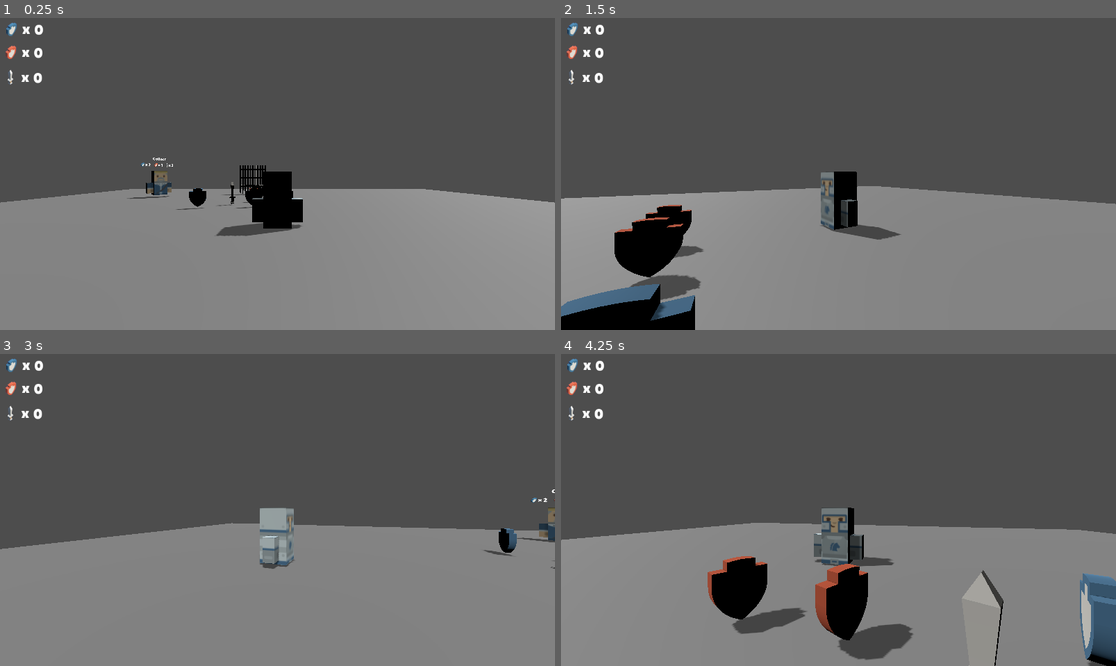
Above: before the commit, frames 1-4 (two rows, left to right).
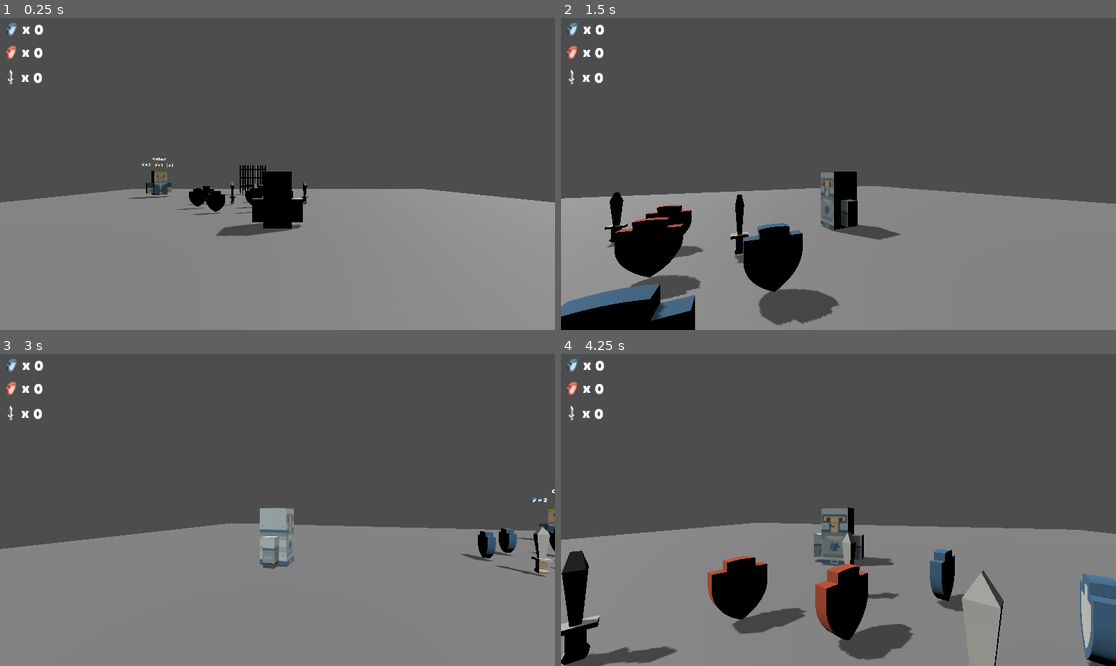
Above: after the commit, the same moments.

Repository: JaeMark/SwordswornCustodian
Game: Godot game, scene res://Maps/Castle.tscn
The game is run twice, just before and just after one commit, with the same random seed, the same clock (stepped at 60 frames per second) and the same inputs.
Inputs:
- Up to frame 1 (0.25 s): no input
- Up to frame 2 (1.5 s): tap E (interact) at 0.5, 0.6, 1.25, 1.35 s; hold D (right) 0.53-1.28 s; tap Space (jump) at 0.77 s; hold S (back) from 1.28 s (still down)
- Up to frame 3 (3 s): tap Space (jump) at 1.52 s; tap E (interact) at 2, 2.1, 2.75, 2.85 s; release S (back) at 2.03 s; hold D (right) 2.03-2.78 s; hold W (forward) from 2.78 s (still down)
- Up to frame 4 (4.25 s): tap Space (jump) at 3.02, 3.77 s; tap E (interact) at 3.5, 3.6 s; release W (forward) at 3.53 s; hold A (left) from 3.53 s (still down)

The runs differ from the first frame. In frame 1, 0.3% of the frame differs, in the area x 33-56%, y 52-64%; in frame 2, 3.6%, in the area x 7-51%, y 55-99%; in frame 3, 0.6%; in frame 4, 3.2%.

Commit message:
You can now submit collectables to the king

Diff:
--- a/Maps/Castle.tscn
+++ b/Maps/Castle.tscn
@@ -59,5 +59,26 @@
 [node name="Gate" parent="." instance=ExtResource("7_t10hw")]
 transform = Transform3D(-0.086269, 0, 0.996272, 0, 1, 0, -0.996272, 0, -0.086269, -9.64052, 0.616936, -32.1314)
 
+[node name="Sword2" parent="." instance=ExtResource("2_mr0f7")]
+transform = Transform3D(1, 0, 0, 0, 1, 0, 0, 0, 1, -2.964, 1.38107, -7.47417)
+collision_mask = 3
+
+[node name="Sword3" parent="." instance=ExtResource("2_mr0f7")]
+transform = Transform3D(1, 0, 0, 0, 1, 0, 0, 0, 1, 4.70035, 1.27014, -15.0349)
+collision_mask = 3
+
+[node name="BlueShield2" parent="." instance=ExtResource("3_ynq0x")]
+transform = Transform3D(1, 0, 0, 0, 1, 0, 0, 0, 1, -11.9033, 2.24528, -10.4233)
+collision_mask = 3
+
+[node name="BlueShield3" parent="." instance=ExtResource("3_ynq0x")]
+transform = Transform3D(1, 0, 0, 0, 1, 0, 0, 0, 1, -12.2706, 2.29923, -15.1144)
+collision_mask = 3
+
+[node name="BlueShield4" parent="." instance=ExtResource("3_ynq0x")]
+transform = Transform3D(1, 0, 0, 0, 1, 0, 0, 0, 1, -8.08103, 2.18567, -6.65546)
+collision_mask = 3
+
 [connection signal="collectable_collected" from="Player" to="Hud" method="_on_player_collectable_collected"]
+[connection signal="submit_collectables" from="Player" to="King" method="_on_player_submit_collectables"]
 [connection signal="open_gate" from="King" to="Gate" method="_on_king_open_gate"]
--- a/Scripts/KingController.gd
+++ b/Scripts/KingController.gd
@@ -19,13 +19,8 @@
 	king_ui.update_request_amount(Collectable.CollectableType.RedShield, required_red_shield)
 	king_ui.update_request_amount(Collectable.CollectableType.Sword, required_sword)
 
-func check_request(num_blue_shield : int, num_red_shield : int, num_sword : int) :
-	is_request_fulfilled = num_blue_shield >= required_blue_shield && num_red_shield >= required_red_shield && num_sword >= required_sword
-	if is_request_fulfilled:
-		open_gate.emit()
-
 func _process(delta):
-	if is_player_in_sight && player:
+	if is_player_in_sight and player:
 		king_mesh.look_at(player.position, Vector3(0,1,0))
 		king_mesh.rotation.x = 0 # Make sure king does not look up
 
@@ -37,3 +32,14 @@
 func _on_area_3d_body_exited(body):
 	if body.is_in_group("Player"):
 		is_player_in_sight = false
+
+
+func _on_player_interact_input_pressed():
+	if is_player_in_sight and is_request_fulfilled:
+		open_gate.emit()
+
+
+func _on_player_submit_collectables(num_blue_shield, num_red_shield, num_sword):
+	is_request_fulfilled = num_blue_shield >= required_blue_shield and num_red_shield >= required_red_shield and num_sword >= required_sword
+	if is_player_in_sight and is_request_fulfilled:
+		open_gate.emit()
--- a/Scripts/PlayerController.gd
+++ b/Scripts/PlayerController.gd
@@ -1,6 +1,7 @@
 extends CharacterBody3D
 
 signal collectable_collected(collectbaleType : Collectable.CollectableType, num_collected : int)
+signal submit_collectables(num_blue_shield : int, num_red_shield : int, num_sword : int)
 
 @export var speed = 20.0
 @export var acceleration = 5.0
@@ -48,6 +49,10 @@
 
 	spring_arm.rotation.y = lerp_angle(spring_arm.rotation.y, target_spring_rotation, camera_lag)
 
+	# Handle interact input
+	if Input.is_action_just_released("interact"):
+		submit_collectables.emit(blue_shield_collected, red_shield_collected, sword_collected)
+
 	handle_movement_input(delta)
 	move_and_slide()
 
